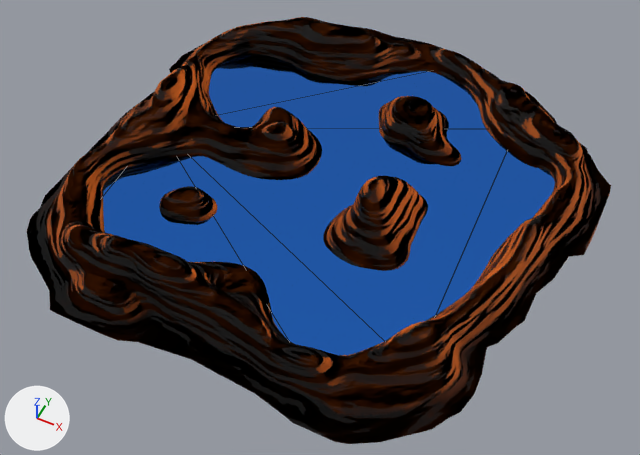
A saved change to the Blender file src/arenas/testy_mountains/mountains.blend.
Before and after are seen from a 50 mm camera at (33.5, -70.4, 78.5) aimed at (1.1, -5.6, -2.5). The axes (+X, +Y, +Z) are drawn at lower left. The lights are the same throughout. Mesh edges are drawn as thin lines on the coarser meshes. Objects named as collision shapes, trigger or cutter boxes, shadow casters or lower levels of detail are left out.

Objects in the first picture: '_water', 'terrain'.
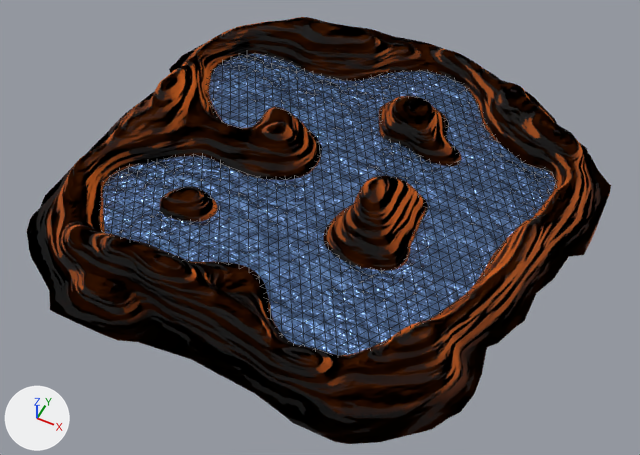
Commit message: included kiss water in game

Changed parts and their boxes (x1, y1, x2, y2) in the pictures (640 x 455 px):
'_water', surface changed, reshaped, moved, turned: (103, 53, 555, 355) in both
part 1 of me_cylinder, rebuilt (42% wider, 42% taller): before (190, 128, 507, 341); after (103, 53, 555, 355)
part 2 of me_cylinder, deleted (blue): before (209, 53, 426, 115)
part 3 of me_cylinder, deleted: before (103, 168, 126, 196)
part 4 of me_cylinder, deleted (blue): before (103, 157, 288, 339)
part 5 of me_cylinder, deleted (blue): before (178, 72, 555, 355)

The change, as a diff of the scene's bpy script:
```diff
--- a/src/arenas/testy_mountains/mountains.blend.py
+++ b/src/arenas/testy_mountains/mountains.blend.py
@@ img_perlin_normal_png @@
+img_perlin_normal_png = load_image('perlin_normal.png', '../../../experiments/simple_water/perlin_normal.png', 256, 256, 'Non-Color')
@@ mat_material_001 @@
 n0 = _N.new('ShaderNodeBsdfPrincipled'); n0.name = 'Principled BSDF'
 n0.subsurface_method = 'RANDOM_WALK_SKIN'
-n0.inputs[0].default_value = (0.0316, 0.2, 0.8, 1.0)  # 'Base Color', blue #327ce7
+n0.inputs[0].default_value = (0.102, 0.178, 0.352, 1.0)  # 'Base Color', blue #5a75a0
 n0.inputs[1].default_value = 1.0  # 'Metallic'
-n0.inputs[2].default_value = 0.05  # 'Roughness'
+n0.inputs[2].default_value = 0.27  # 'Roughness'
 n1 = _N.new('ShaderNodeOutputMaterial'); n1.name = 'Material Output'
+n2 = _N.new('ShaderNodeTexImage'); n2.name = 'Image Texture'
+n2.image = img_perlin_normal_png
+n3 = _N.new('ShaderNodeNormalMap'); n3.name = 'Normal Map'
 _L.new(n0.outputs[0], n1.inputs[0])  # 'BSDF' to 'Surface'
+_L.new(n2.outputs[0], n3.inputs[1])  # 'Color' to 'Color'
+_L.new(n3.outputs[0], n0.inputs[5])  # 'Normal' to 'Normal'
@@ me_cylinder @@
 # used by ob_water; location = (0.0, 0.0, -1.0); rotation_euler = (-3.142, 0.0, 0.0), in degrees (-180, 0, 0)
 # verts and faces of me_cylinder; kept vertices keep their numbers, new ones are numbered from 21
 # before: 0 (11.3, 27.1, -1.0), 1 (19.5, 20.8, -1.0), 2 (-24.8, 1.2, -1.0), 3 (27.4, -12.4, -1.0), 4 (17.5, -19.5, -1.0)
 # before: 5 (19.5, 20.8, -1.0), 6 (17.5, -19.5, -1.0), 7 (4.9, -27.9, -1.0), 8 (-24.8, 1.2, -1.0)
-me_cylinder.from_pydata(...)  # 21 vertices, 7 faces; spans x -27.9..27.4, y -27.9..27.1, z -1.0
+me_cylinder.from_pydata(...)  # 1532 vertices, 2903 faces; spans x -28.0..28.7, y -25.4..27.7, z 0.0
+# me_cylinder part 1: the loose piece of 3 vertices spanning x -24.8..19.5, y -19.5..20.8, z -1.0 is rebuilt with 1532 vertices and now spans x -28.0..28.7, y -25.4..27.7, z 0.0
+# me_cylinder part 2: the loose piece of 3 vertices spanning x -25.6..4.9, y -27.9..1.2, z -1.0 is deleted
+# me_cylinder part 3: the loose piece of 3 vertices spanning x -27.9..-23.5, y 1.2..22.5, z -1.0 is deleted
+# me_cylinder part 4: the loose piece of 3 vertices spanning x -24.8..11.3, y 1.2..27.1, z -1.0 is deleted
+# me_cylinder part 5
+delete_vertices([*range(0, 9)])  # with the faces that use them
 me_cylinder.materials.append(mat_material_001)
@@ ob_water @@
 ob_water = bpy.data.objects.new('_water', me_cylinder)
-ob_water.location = (0.0, 0.0, -1.0)
-ob_water.rotation_euler = (-3.142, 0.0, 0.0)  # degrees (-180, 0, 0)
+ob_water.location = (0.0, 0.0, 0.0)
```
